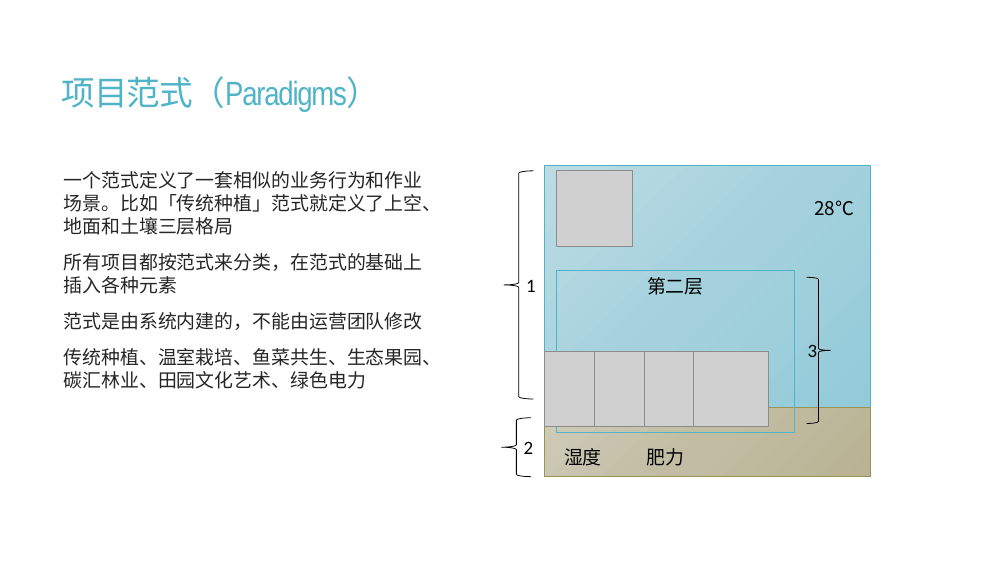
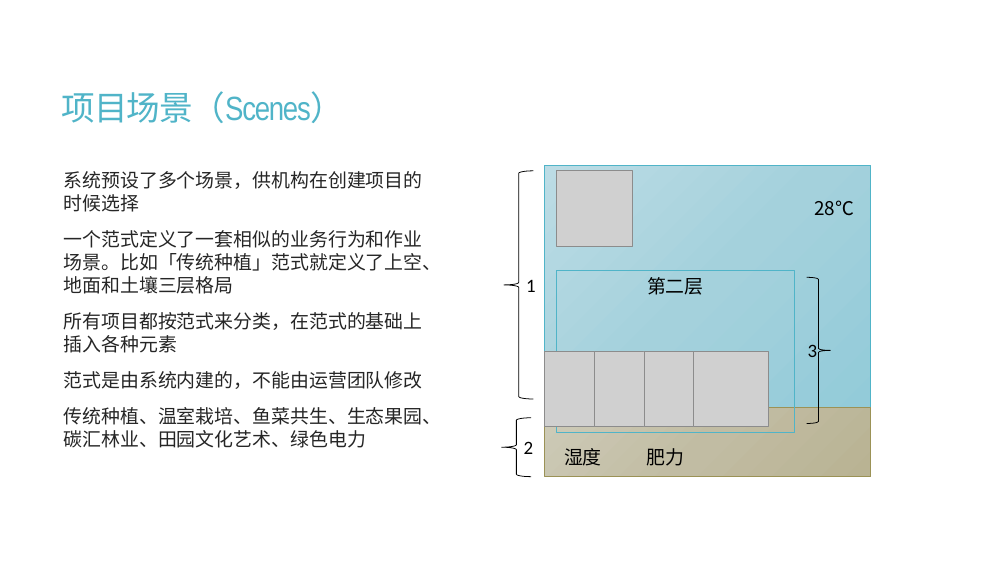
Before and after one commit to calcyu/chainway, a slide deck: slide 14 of Docs/城乡振兴元宇宙.pptx (slide 12 before the commit). Drawn at 1008x567 pixels with LibreOffice and Linux fonts; fonts in the diff are those of the drawing; grey boxes stand for pictures. Boxes give left, top, right and bottom in pixels: in the first picture for what was removed or moved away, otherwise in the second. Text is boxed around its words. In the diff, an @@ line names an element or a change of style, - is before the commit and + after.

```diff
--- a/Docs/城乡振兴元宇宙.pptx
+++ b/Docs/城乡振兴元宇宙.pptx
@@ title at <box>62,91,345,123</box>: text changed; font Arial Narrow to Noto Sans CJK SC @@
-项目范式（Paradigms）
+项目场景（Scenes）
@@ text at <box>64,171,423,212</box>: paragraph added @@
+系统预设了多个场景，供机构在创建项目的时候选择
```
Also in this commit, not shown: 8 other slides changed, 1 slide added, 1 slide removed, 15 other files.
